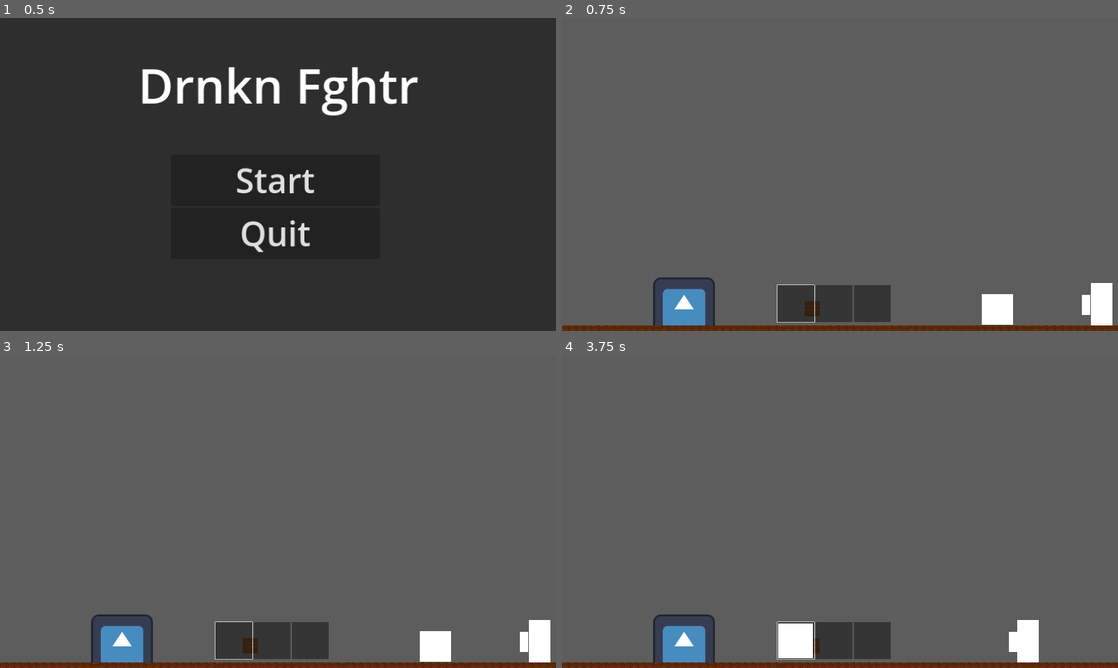
Above: before the commit, frames 1-4 (two rows, left to right).
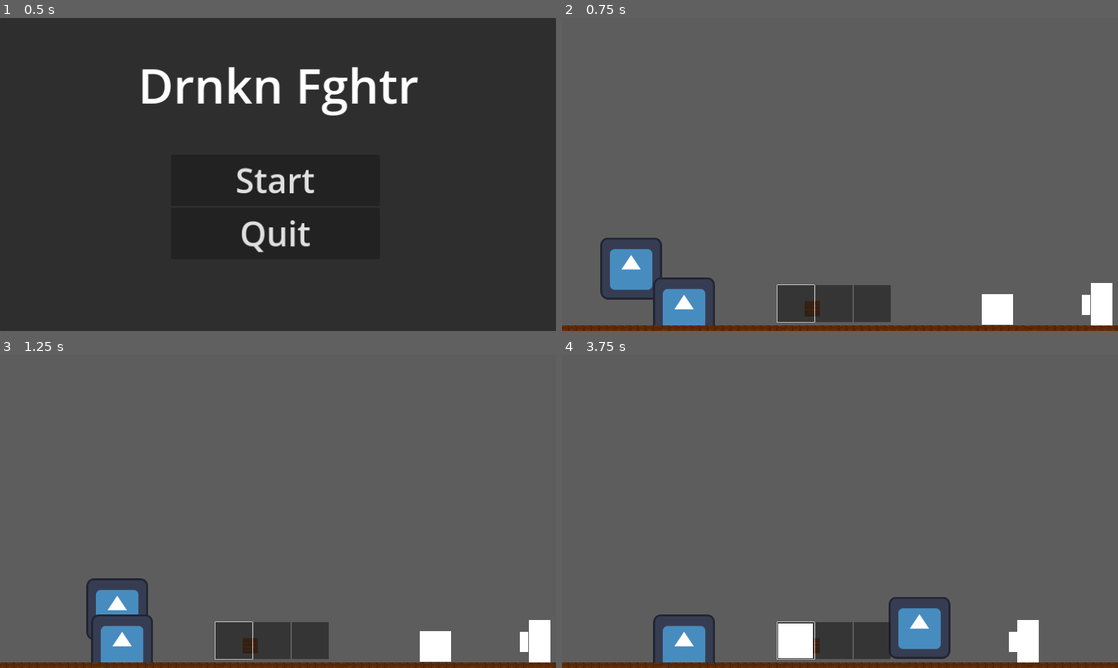
Above: after the commit, the same moments.

Repository: qzjo/Drnkn-Fghtr
Game: Godot game, scene res://start_screen.tscn
The game is run twice, just before and just after one commit, with the same random seed, the same clock (stepped at 60 frames per second) and the same inputs. The engine's default icon, where the game draws it, is replaced by a stand-in: a white triangle on a blue panel in a dark square.
Inputs (mouse positions are in pixels of both pictures, inside the frame that each line leads up to):
- Up to frame 1 (0.5 s): no input
- Up to frame 2 (0.75 s): click "Start" at 0.5 s
- Up to frame 3 (1.25 s): no input
- Up to frame 4 (3.75 s): move the mouse to (962, 495) at 1.27 s; hold E (punch) 1.28-2.03 s; hold D (move_right) 1.28-2.78 s; tap W (jump) at 1.52, 2.27 s; move the mouse to (728, 527) at 2.02 s; tap Mouse wheel down (scroll_down) at 2.1 s; move the mouse to (895, 442) at 2.77 s; hold A (move_left) 2.78-3.53 s; hold Mouse wheel up (scroll_up) 2.78-3.53 s; move the mouse to (812, 574) at 3.52 s; hold D (move_right) from 3.53 s (still down); right-click (812, 574) at 3.6 s

Frame 1 is identical in both runs. In frame 2, 2.1% of the frame differs, in the area x 6-18%, y 70-90%; in frame 3, 1.3%; in frame 4, 2.2%, in the area x 58-70%, y 77-98%.

Commit message:
Hotbar Fix

Diff:
--- a/drnkn-fghtr/abstract_item.gd
+++ b/drnkn-fghtr/abstract_item.gd
@@ -8,12 +8,15 @@
 
 @onready var character: Player = $"../Character"
 
+
+
 func _ready() -> void:
 	if stats != null:
 		texture = stats.icon
 
 func _on_player_entered(body: Node2D) -> void:
-	call_deferred("reparent", body, find_child("Weapons"))
-	position = body.position
-	body.add_item(stats,skill)
-	collision.call_deferred("set_disabled", true)
+	if body is Player:
+		call_deferred("reparent", body, find_child("Weapons"))
+		position = body.position
+		body.add_item(stats,skill)
+		collision.call_deferred("set_disabled", true)
--- a/drnkn-fghtr/game.tscn
+++ b/drnkn-fghtr/game.tscn
@@ -105,7 +105,7 @@
 grow_vertical = 1
 
 [node name="Mob" parent="." instance=ExtResource("6_1qwol")]
-position = Vector2(-6060, 5508)
+position = Vector2(110, 516)
 
 [node name="AbstractItem" parent="." instance=ExtResource("7_xxuik")]
 position = Vector2(902, 603)
--- a/drnkn-fghtr/project.godot
+++ b/drnkn-fghtr/project.godot
@@ -45,7 +45,7 @@
 jump={
 "deadzone": 0.5,
 "events": [Object(InputEventKey,"resource_local_to_scene":false,"resource_name":"","device":-1,"window_id":0,"alt_press …(192 unchanged characters)…
-, Object(InputEventKey,"resource_local_to_scene":false,"reso …(131 unchanged characters)… d":false,"keycode":0,"physical_keycode":4194320,"key_label":0,"unicode":0,"location":0,"echo":false,"script":null)
+, Object(InputEventKey,"resource_local_to_scene":false,"reso …(131 unchanged characters)… d":false,"keycode":0,"physical_keycode":32,"key_label":0,"unicode":32,"location":0,"echo":false,"script":null)
 ]
 }
 pause={
